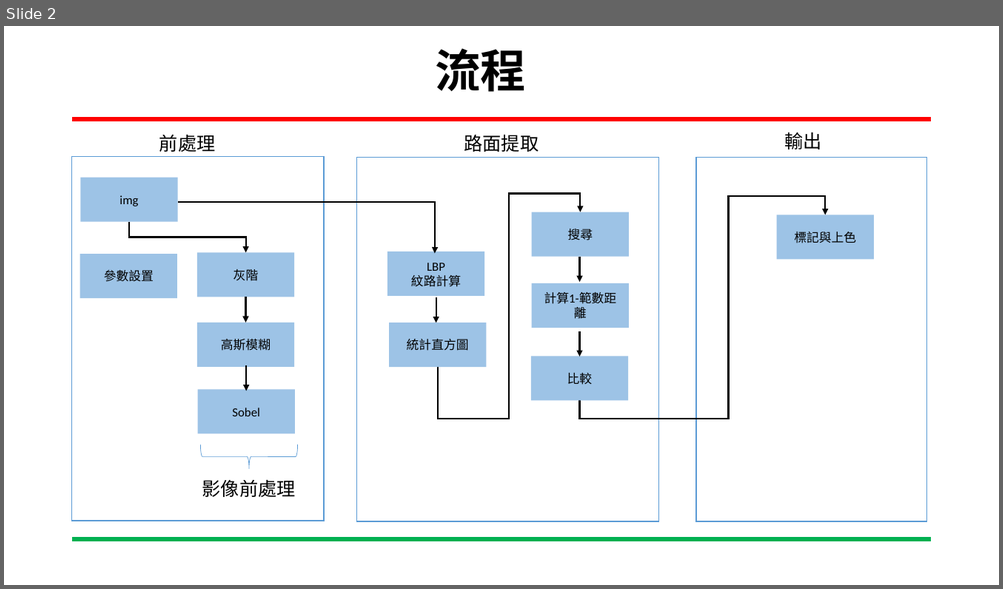
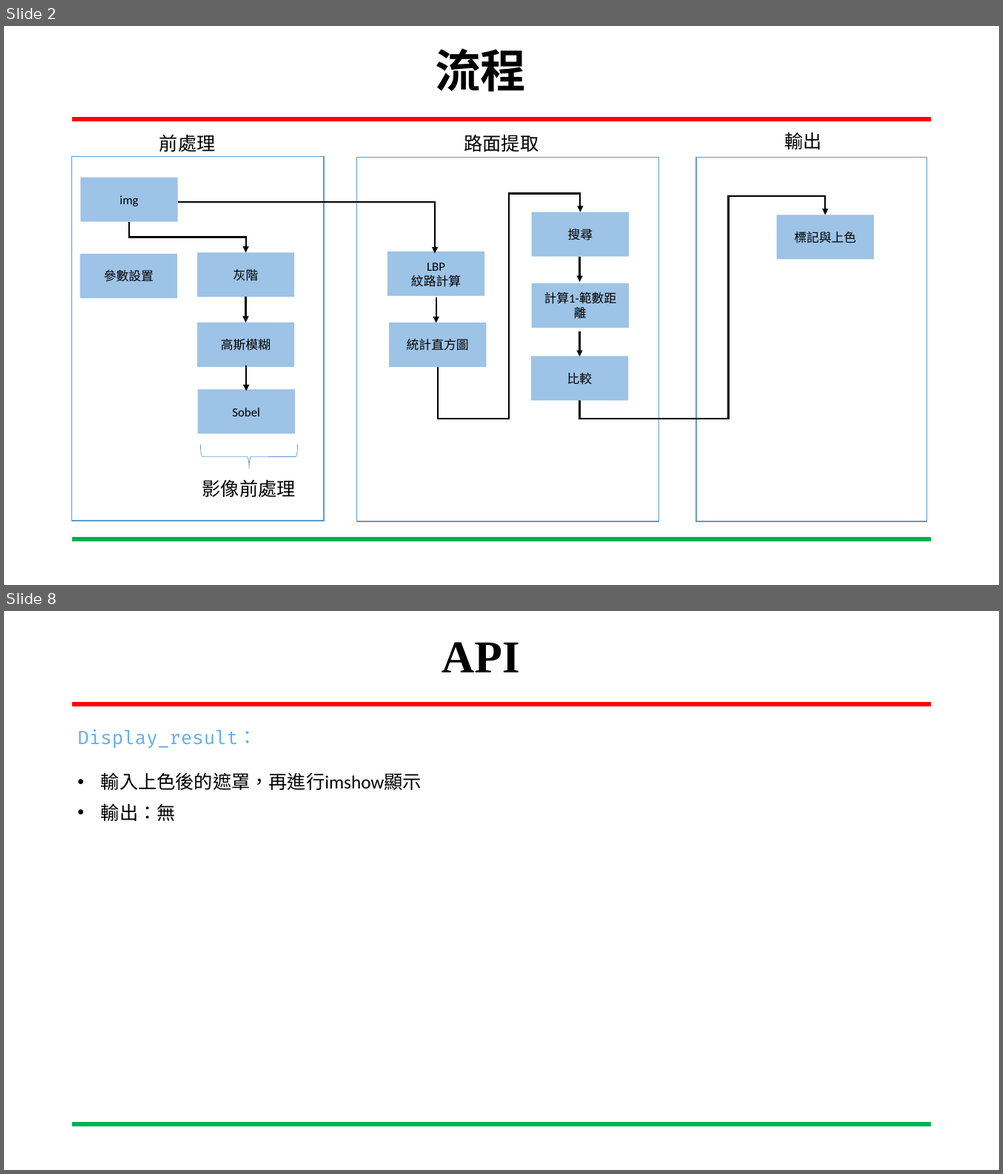
Before and after one commit to CCH147/113embedded-image, a slide deck: 嵌入式影像處理_1107.pptx. Shown one above the other, each under a label of ours: slide 2 before the commit, slides 2 and 8 after it; the slides between them are not shown. The pictures are 1003x589 and 1003x1174 pixels, drawn with LibreOffice and Linux fonts; fonts in the diff are those of the drawing; background and template pictures are left out. Boxes give left, top, right and bottom in pixels: in the first picture for what was removed or moved away, otherwise in the second. Text is boxed around its words. In the diff, an @@ line names an element or a change of style, - is before the commit and + after.

```diff
--- a/嵌入式影像處理_1107.pptx
+++ b/嵌入式影像處理_1107.pptx
@@ slide 8 added at [4, 611, 999, 1170], background #FFFFFF; not listed: 2 template elements that a slide beside it also shows @@
@@ title added at [441, 642, 520, 672], 44 pt, text #000000, bold @@
+API
@@ text added at [77, 729, 421, 790], 18 pt, text #000000 @@
+Display_result：
+• 輸入上色後的遮罩，再進行imshow顯示
@@ text added at [101, 803, 176, 821], 18 pt, text #000000 @@
+• 輸出：無
```
Also in this commit, not shown: 3 slides changed, 2 other slides added, 4 slides removed.
